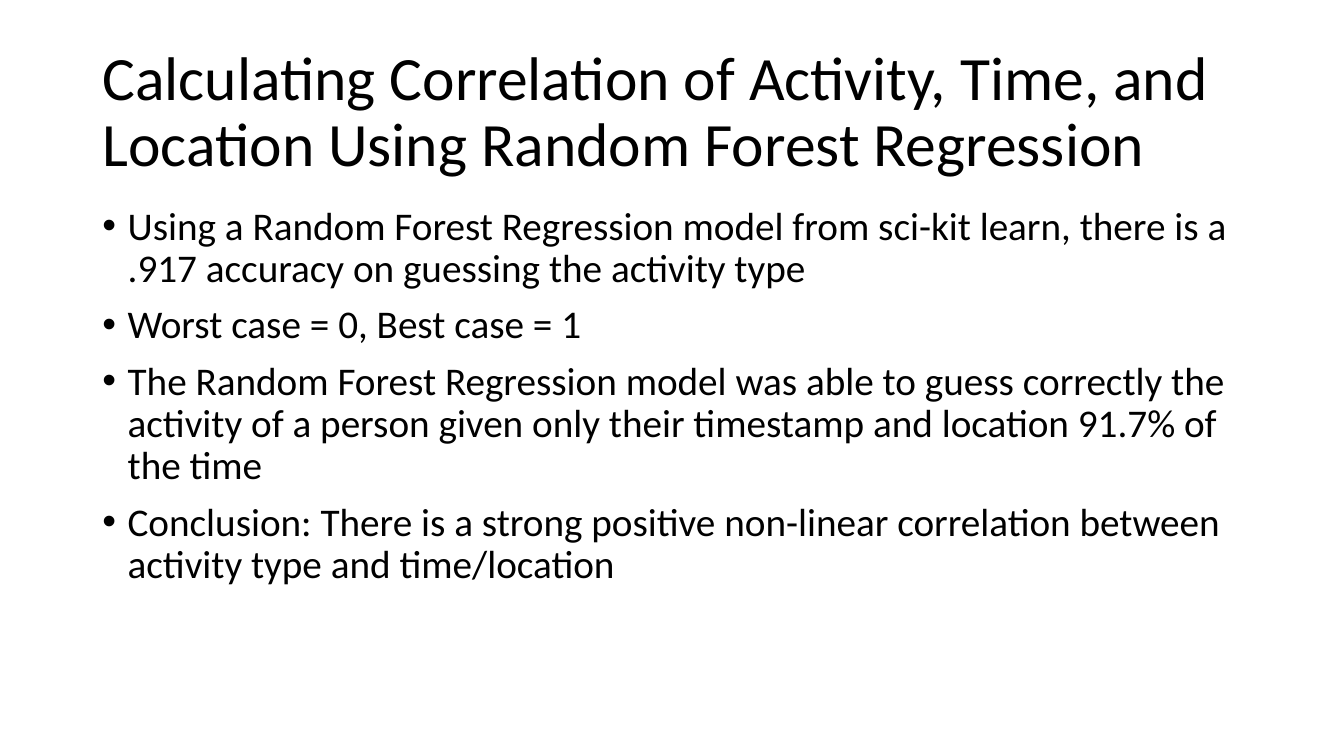
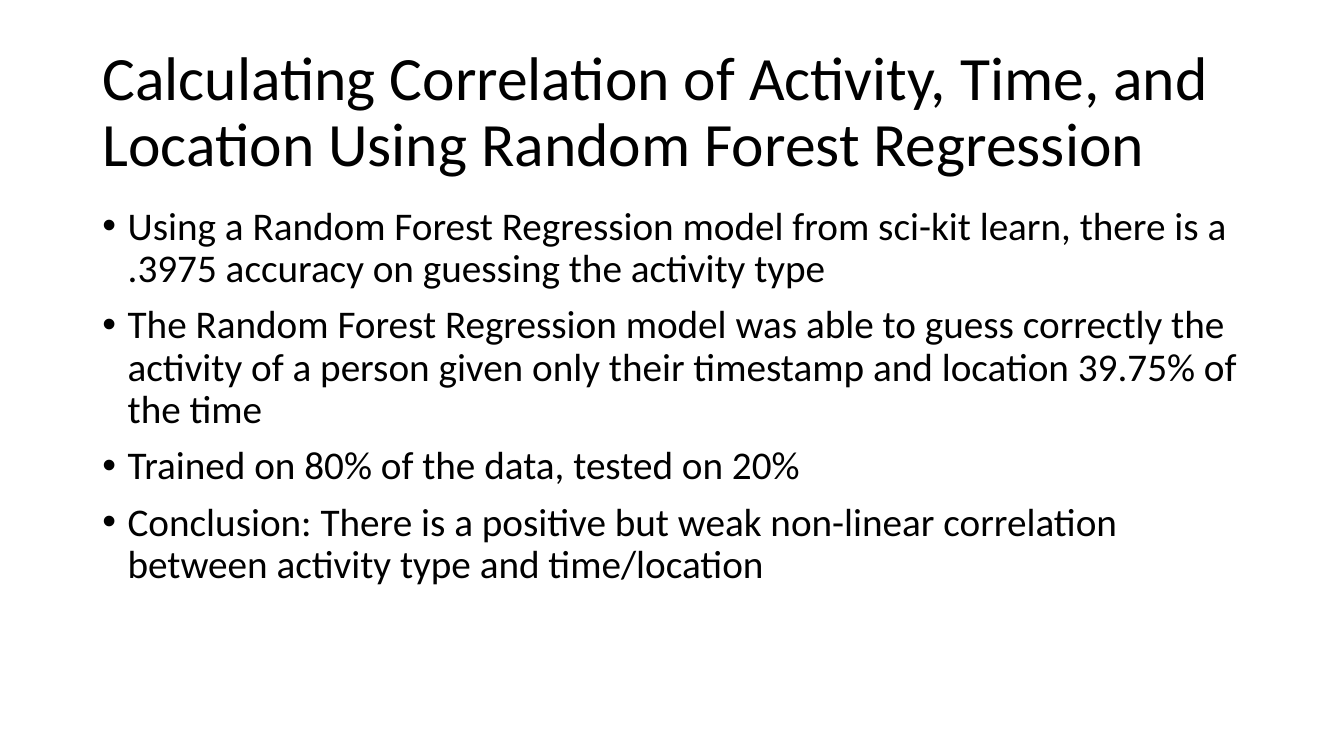
Before and after one commit to ian-mcnichols/CS_480, a slide deck: slide 12 of 480_HW1.pptx (slide 8 before the commit). Drawn at 1344x756 pixels with LibreOffice and Linux fonts; fonts in the diff are those of the drawing. Boxes give left, top, right and bottom in pixels: in the first picture for what was removed or moved away, otherwise in the second. Text is boxed around its words. In the diff, an @@ line names an element or a change of style, - is before the commit and + after.

```diff
--- a/480_HW1.pptx
+++ b/480_HW1.pptx
@@ text at (x1=128, y1=212, x2=1237, y2=585): text changed @@
-• Using a Random Forest Regression model from sci-kit learn, there is a .917 accuracy on guessing the activity type
-• Worst case = 0, Best case = 1
-• The Random Forest Regression model was able to guess correctly the activity of a person given only their timestamp and location 91.7% of the time
-• Conclusion: There is a strong positive non-linear correlation between activity type and time/location
+• Using a Random Forest Regression model from sci-kit learn, there is a .3975 accuracy on guessing the activity type
+• The Random Forest Regression model was able to guess correctly the activity of a person given only their timestamp and location 39.75% of the time
+• Trained on 80% of the data, tested on 20%
+• Conclusion: There is a positive but weak non-linear correlation between activity type and time/location
```
Also in this commit, not shown: 2 other slides changed, 5 slides added.
